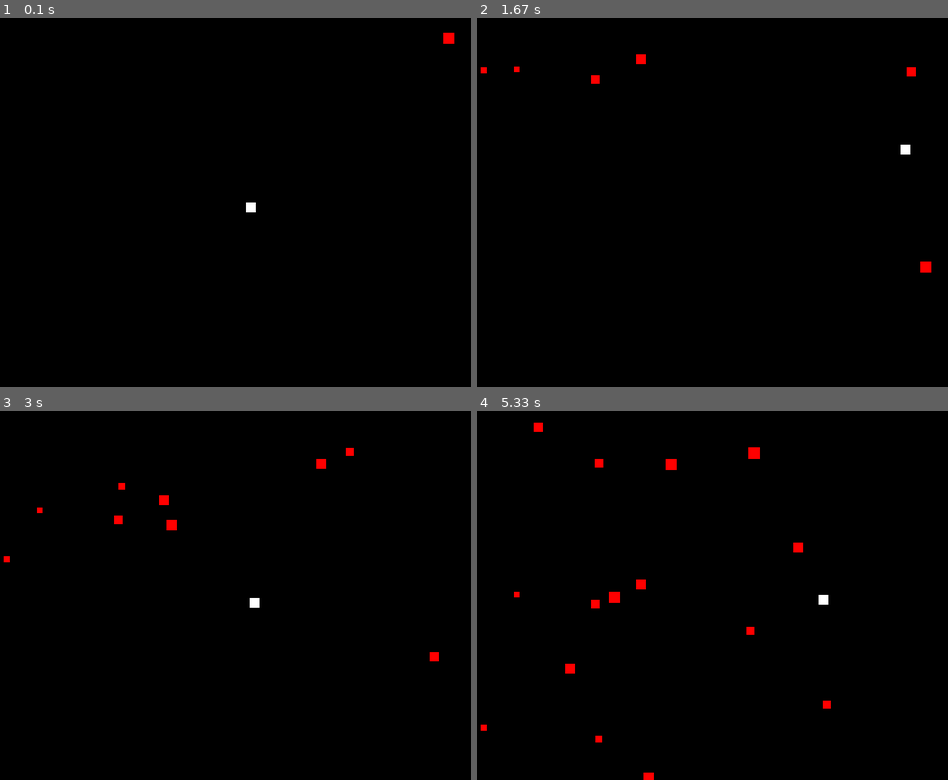
Above: before the commit, frames 1-4 (two rows, left to right).
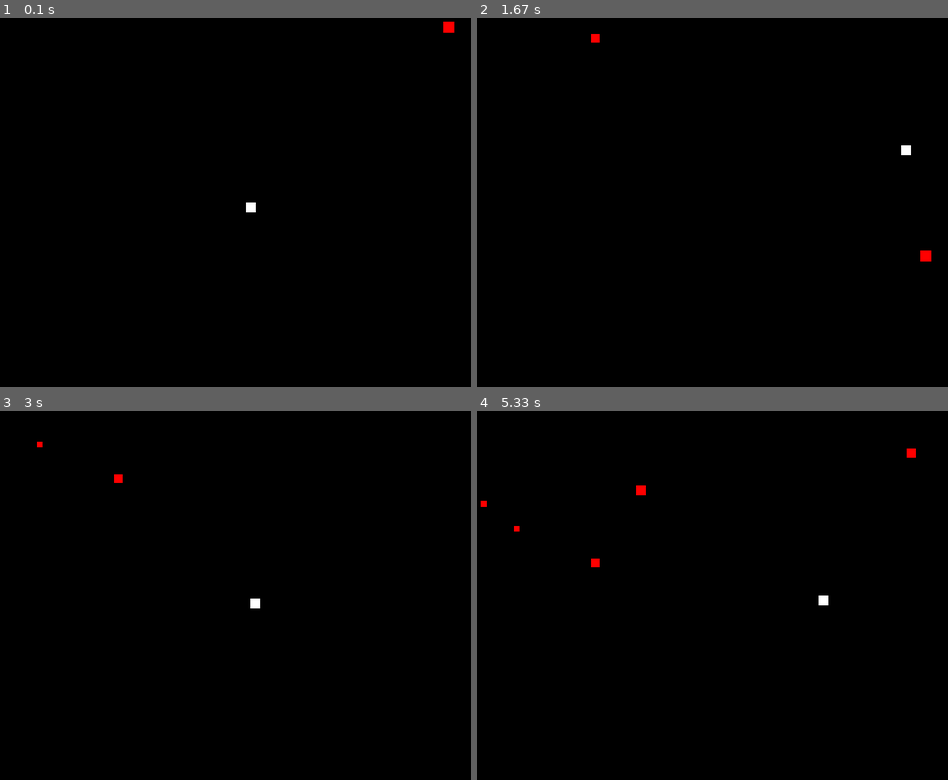
Above: after the commit, the same moments.

Repository: EklavyaM/PygameBeginnerProjects
Game: pygame game, started from Dodger/game.py
The game is run twice, just before and just after one commit, with the same random seed, the same clock (stepped at 60 frames per second) and the same inputs.
Inputs:
- Up to frame 1 (0.1 s): no input
- Up to frame 2 (1.67 s): hold Right 0.33-0.8 s; hold Up 0.83-1.13 s; hold Right 1.17-1.63 s
- Up to frame 3 (3 s): hold Left 1.67-2.2 s; hold Down 2.23-2.53 s; hold Left 2.57-2.97 s
- Up to frame 4 (5.33 s): hold Up 3-3.37 s; hold Right 3.4-4.03 s; hold Down 4.07-4.43 s; hold Left 4.47-4.93 s; hold Right from 4.97 s (still down)

The runs differ from the first frame. In frame 1, 0.1% of the frame differs, in the area x 94-97%, y 1-7%; in frame 2, 0.4%; in frame 3, 0.4%; in frame 4, 0.9%, in the area x 0-94%, y 3-100%.

Commit message:
Changed hit_box coordinates to pygame.Rect for collision detection

Diff:
--- a/Dodger/game.py
+++ b/Dodger/game.py
@@ -7,12 +7,15 @@
 
 class AssholeSpawner:
 
-    def __init__(self):
+    def __init__(self, l_player):
         self.assholes = []
         self.thread_spawner = Thread(target=self.__spawn)
         self.temp_pos_x = 0
         self.temp_vel = 0
         self.temp_size = 0
+
+        self.player = l_player
+
         self.thread_spawner.start()
 
     def __spawn(self):
@@ -20,13 +23,14 @@
             self.temp_pos_x = randint(0, screen_dimensions[0])
             self.temp_vel = randint(1, 5)
             self.temp_size_x = self.temp_size_y = randint(8, 20)
-            self.assholes.append(AssholeSpawner.Asshole(self.temp_pos_x, -self.temp_size, self.temp_vel,
+            self.assholes.append(AssholeSpawner.Asshole(self.temp_pos_x, -self.temp_size_y, self.temp_vel,
                                                         self.temp_size_x, self.temp_size_y))
-            sleep(0.1)
+            sleep(1)
 
     def move(self):
         for asshole in self.assholes:
             asshole.move()
+            asshole.check_player_collision(self.player)
             if asshole.pos_y > screen_dimensions[1]:
                 self.assholes.remove(asshole)
 
@@ -43,14 +47,17 @@
             self.size_x = l_size_x
             self.size_y = l_size_y
             self.color = pygame.Color("red")
-            self.hit_box = (self.pos_x, self.pos_y, self.size_x, self.size_y)
+            self.hit_box = pygame.Rect(self.pos_x, self.pos_y, self.size_x, self.size_y)
 
         def move(self):
-            self.pos_y += self.velocity
+            self.pos_y = self.hit_box.top = self.pos_y + self.velocity
 
         def draw(self, scr):
-            self.hit_box = (self.pos_x, self.pos_y, self.size_x, self.size_y)
             pygame.draw.rect(scr, self.color, self.hit_box)
+
+        def check_player_collision(self, l_player):
+            if self.hit_box.colliderect(l_player.hit_box):
+                print("collided")
 
 
 class Player:
@@ -68,7 +75,7 @@
         self.pos_y = l_pos_y
         self.vel_x = 0
         self.vel_y = 0
-        self.hit_box = (self.pos_x, self.pos_y, Player.SIZE_X, Player.SIZE_Y)
+        self.hit_box = pygame.Rect(self.pos_x, self.pos_y, Player.SIZE_X, Player.SIZE_Y)
         self.color = pygame.Color("white")
 
     def move(self):
@@ -119,15 +126,16 @@
         elif l_temp_pos_y < 0:
             l_temp_pos_y = 0
 
-        self.pos_x = l_temp_pos_x
-        self.pos_y = l_temp_pos_y
+        self.pos_x = self.hit_box.left = l_temp_pos_x
+        self.pos_y = self.hit_box.top = l_temp_pos_y
 
     def draw(self, scr):
-        self.hit_box = (self.pos_x, self.pos_y, Player.SIZE_X, Player.SIZE_Y)
         pygame.draw.rect(scr, self.color, self.hit_box)
 
 
 def main():
+
+    global game_running, player
 
     pygame.init()
 
@@ -135,9 +143,7 @@
     pygame.display.set_caption(screen_title)
 
     player = Player(screen_dimensions[0]//2, screen_dimensions[1]//2)
-    asshole_spawner = AssholeSpawner()
-
-    global game_running
+    asshole_spawner = AssholeSpawner(player)
 
     while game_running:
         for event in pygame.event.get():
@@ -170,5 +176,6 @@
     screen_dimensions = (800, 600)
     screen_title = "Dodger"
     game_running = True
+    player = None
 
     main()
